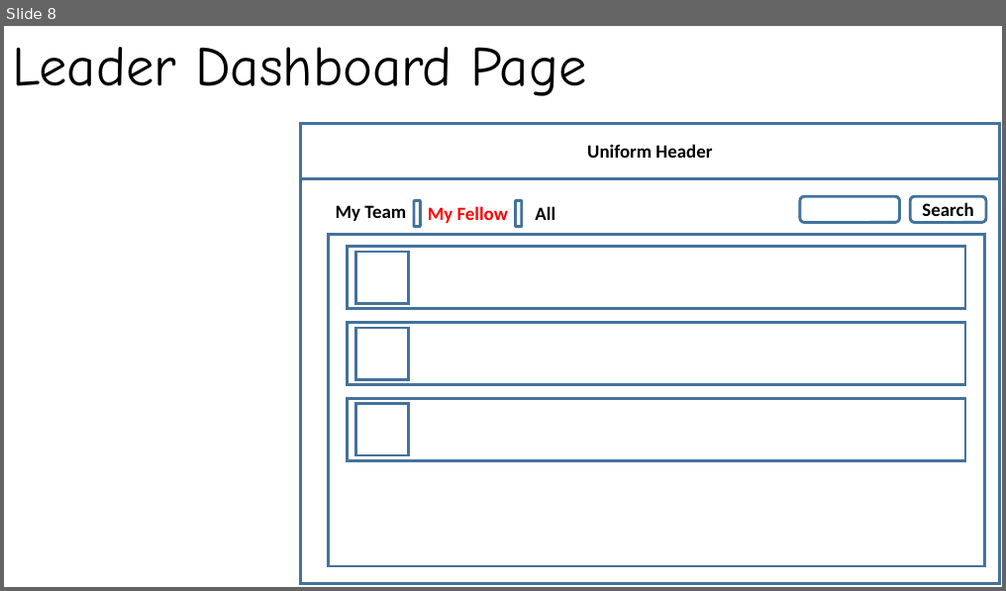
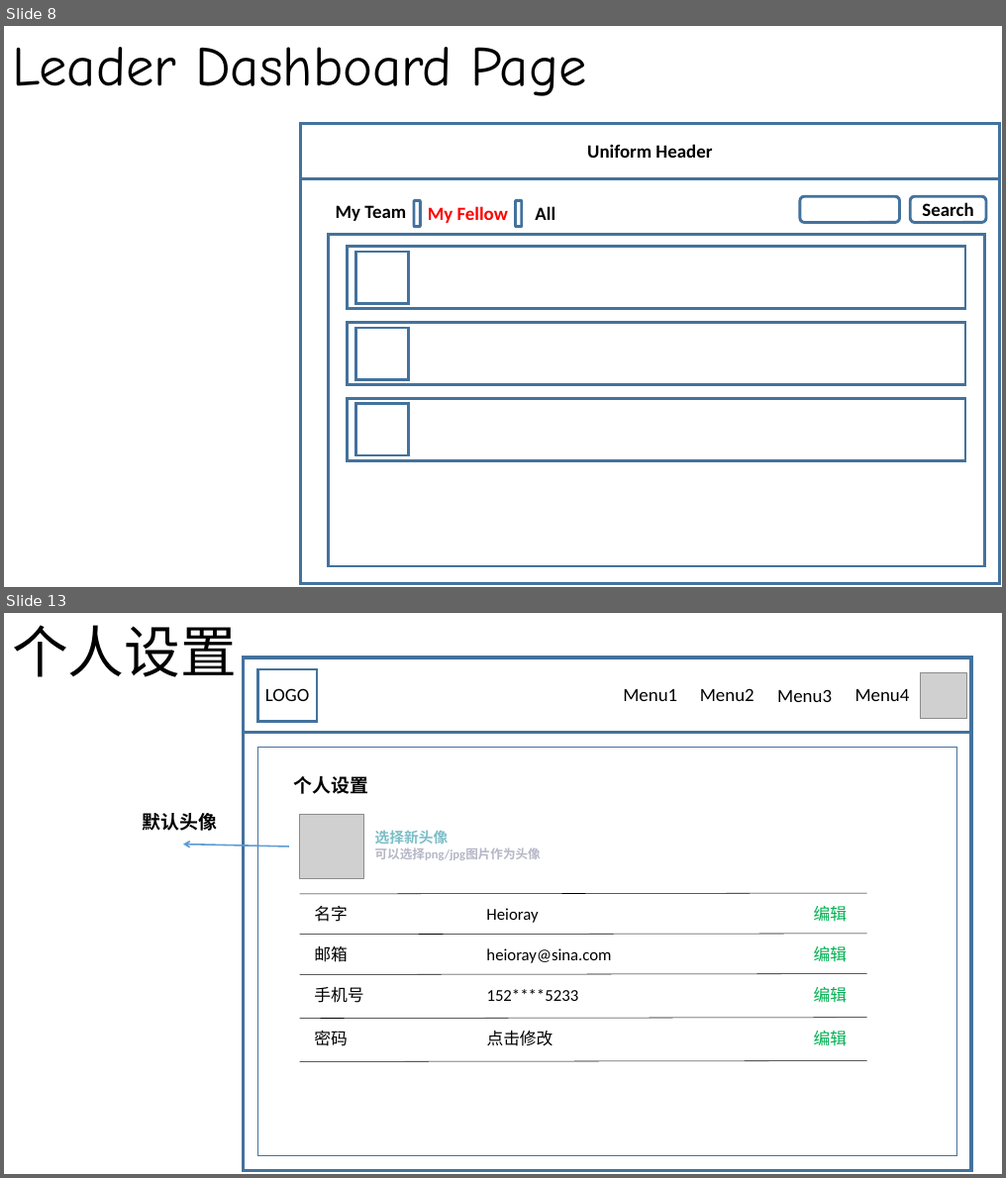
Before and after one commit to Aiyoumi-FE/ONE-TEAM, a slide deck: pageDesign.pptx. Shown one above the other, each under a label of ours: slide 8 before the commit, slides 8 and 13 after it; the slides between them are not shown. The pictures are 1006x591 and 1006x1178 pixels, drawn with LibreOffice and Linux fonts; fonts in the diff are those of the drawing; grey boxes stand for pictures. Boxes give left, top, right and bottom in pixels: in the first picture for what was removed or moved away, otherwise in the second. Text is boxed around its words. In the diff, an @@ line names an element or a change of style, - is before the commit and + after.

```diff
--- a/pageDesign.pptx
+++ b/pageDesign.pptx
@@ slide 13 added at (4, 613, 1002, 1174), background #FFFFFF @@
@@ text added at (12, 625, 237, 677), 54 pt, text #000000 @@
+个人设置
@@ group added at (143, 658, 973, 1171): 20 texts, 6 rectangles, 5 lines, 2 pictures, 1 arrow @@
+LOGO
+Menu1
+Menu2
+Menu3
+Menu4
+个人设置
+默认头像
+选择新头像
+可以选择png/jpg图片作为头像
+名字
+Heioray
+编辑
+邮箱
+heioray@sina.com
+编辑
+手机号
+152****5233
+编辑
+密码
+点击修改
+编辑
```
Also in this commit, not shown: 1 slide changed, 12 other slides added, 1 slide removed.
